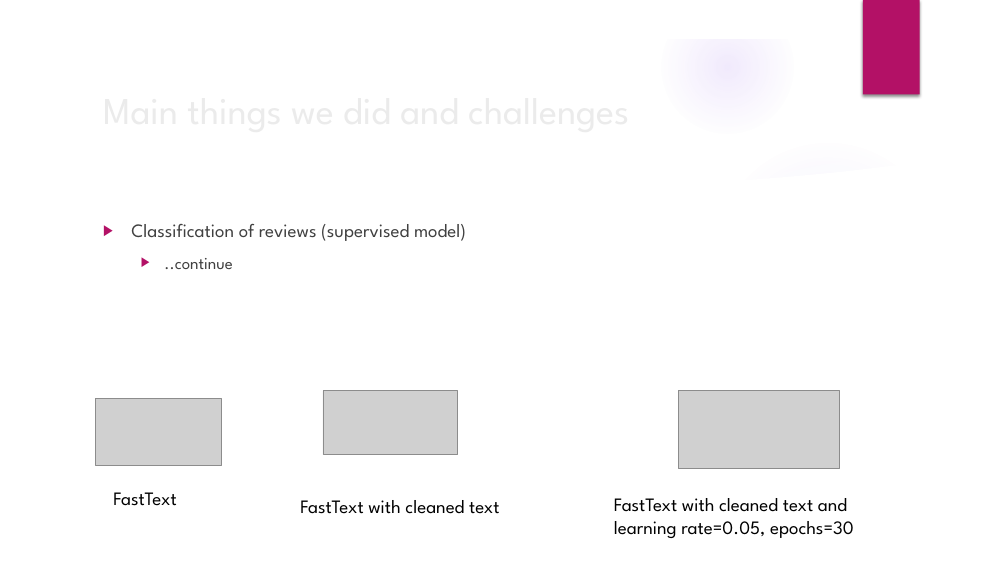
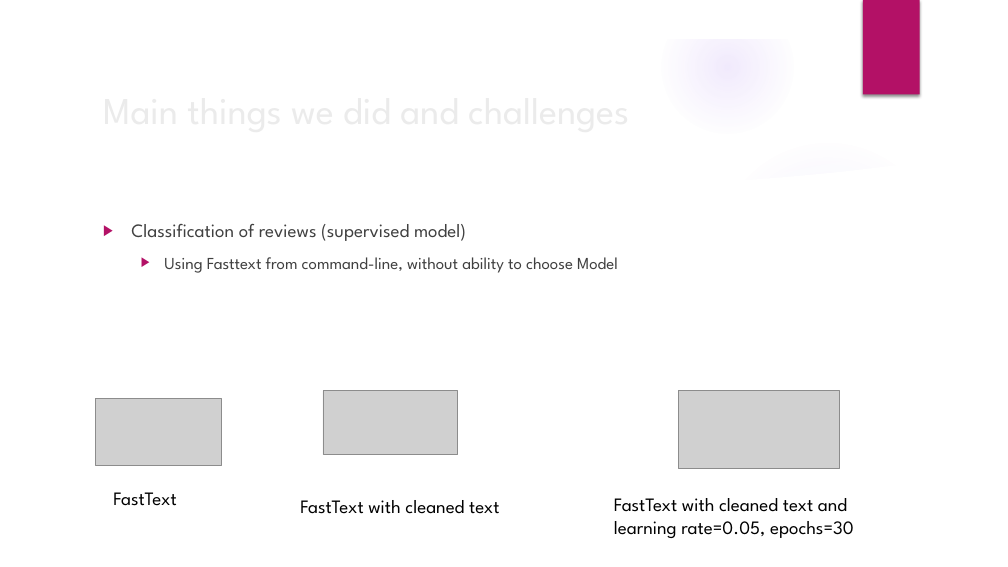
Before and after one commit to TCDSNirShani/IMDbReviewsAnalyzer, a slide deck: slide 12 of Things we did in project.pptx (slide 10 before the commit). Drawn at 1008x567 pixels with LibreOffice and Linux fonts; fonts in the diff are those of the drawing; grey boxes stand for pictures; background and template pictures are left out. Boxes give left, top, right and bottom in pixels: in the first picture for what was removed or moved away, otherwise in the second. Text is boxed around its words. In the diff, an @@ line names an element or a change of style, - is before the commit and + after.

```diff
--- a/Things we did in project.pptx
+++ b/Things we did in project.pptx
@@ text at [164,257,618,273]: text changed @@
-  ▶ ..continue
+  ▶ Using Fasttext from command-line, without ability to choose Model
```
Also in this commit, not shown: 1 other slide changed, 4 slides added.
